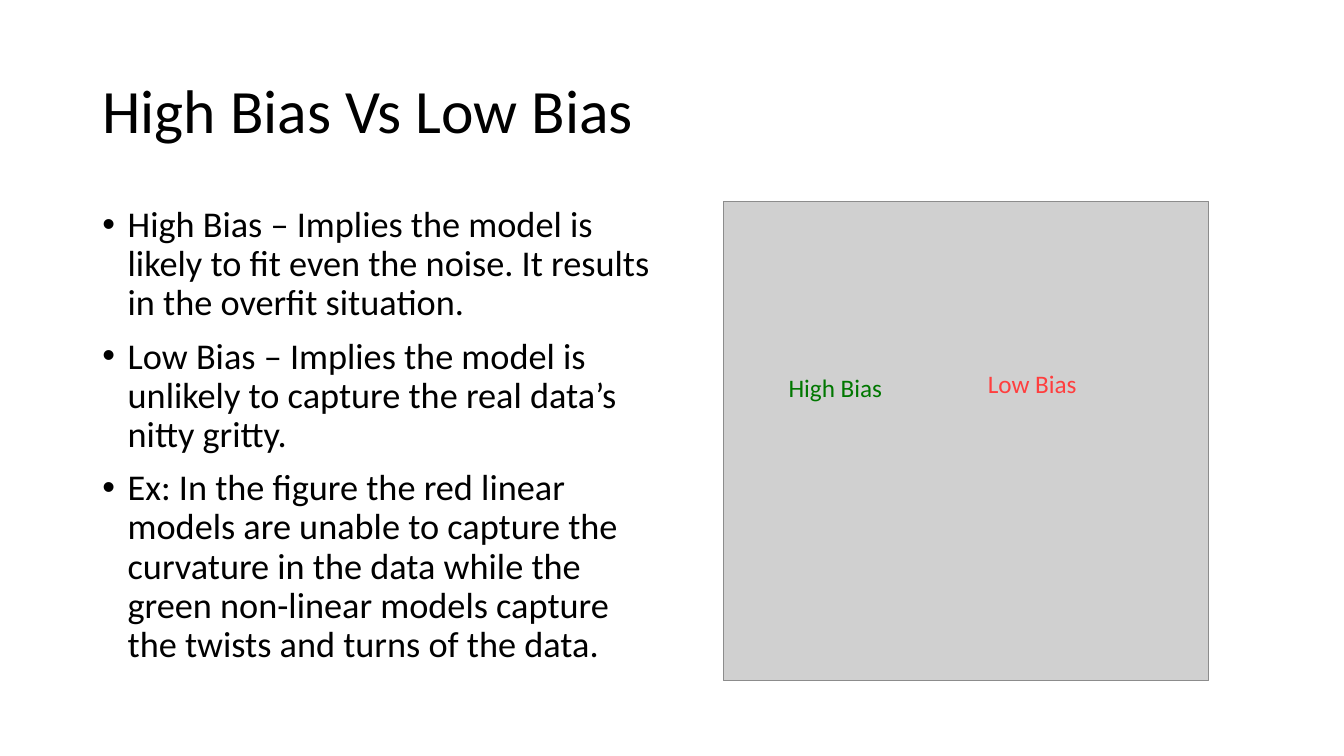
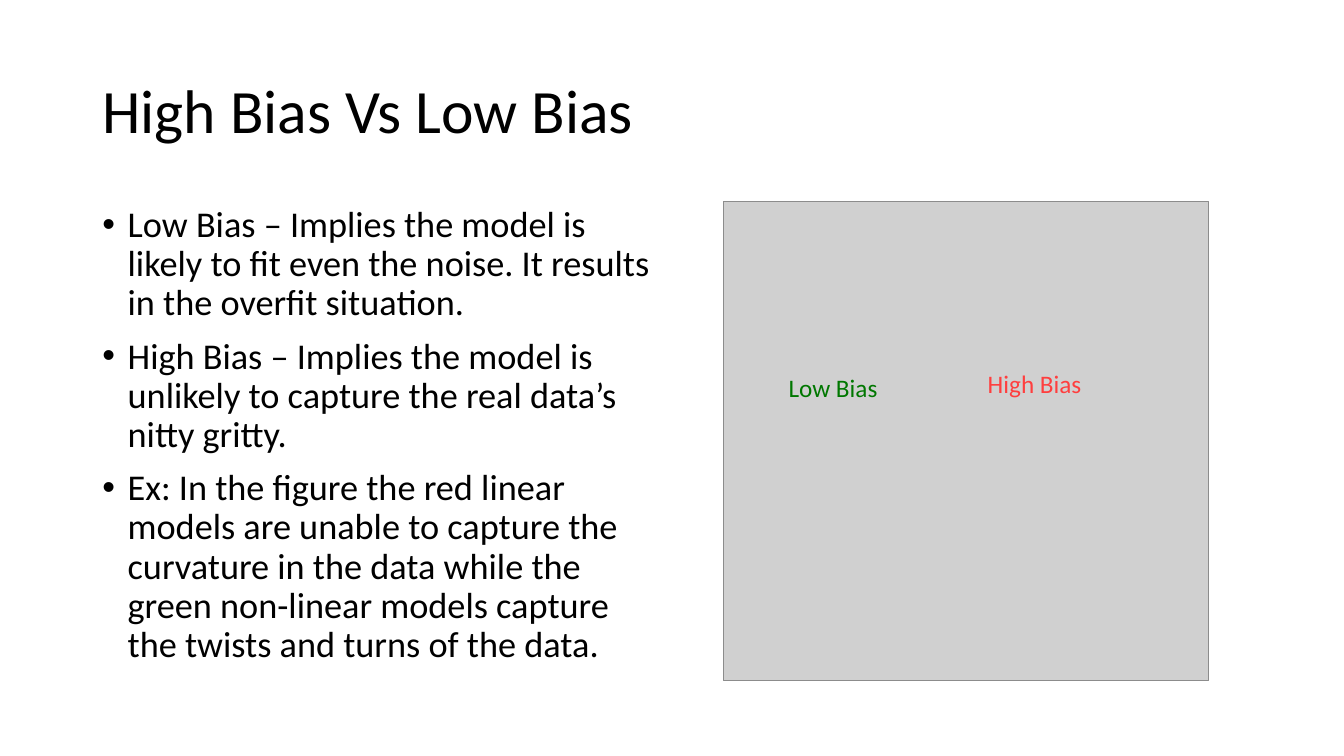
Before and after one commit to meenakshsundaram/AIML, a slide deck: slide 9 of DecisionTrees/DecisionTrees.pptx. Drawn at 1344x756 pixels with LibreOffice and Linux fonts; fonts in the diff are those of the drawing; grey boxes stand for pictures. Boxes give left, top, right and bottom in pixels: in the first picture for what was removed or moved away, otherwise in the second. Text is boxed around its words. In the diff, an @@ line names an element or a change of style, - is before the commit and + after.

Commit message:
Variance for classification and bias variance curves for diabetes data

```diff
--- a/DecisionTrees/DecisionTrees.pptx
+++ b/DecisionTrees/DecisionTrees.pptx
@@ text at bbox=[128, 211, 649, 454]: text changed @@
-• High Bias – Implies the model is likely to fit even the noise. It results in the overfit situation.
-• Low Bias – Implies the model is unlikely to capture the real data’s nitty gritty.
+• Low Bias – Implies the model is likely to fit even the noise. It results in the overfit situation.
+• High Bias – Implies the model is unlikely to capture the real data’s nitty gritty.
@@ text at bbox=[789, 379, 877, 397]: text changed @@
-High Bias
+Low Bias
@@ text at bbox=[988, 375, 1081, 398]: text changed @@
-Low Bias
+High Bias
```
Also in this commit, not shown: 2 other slides changed, 3 slides added, 3 slides removed, 5 other files.
